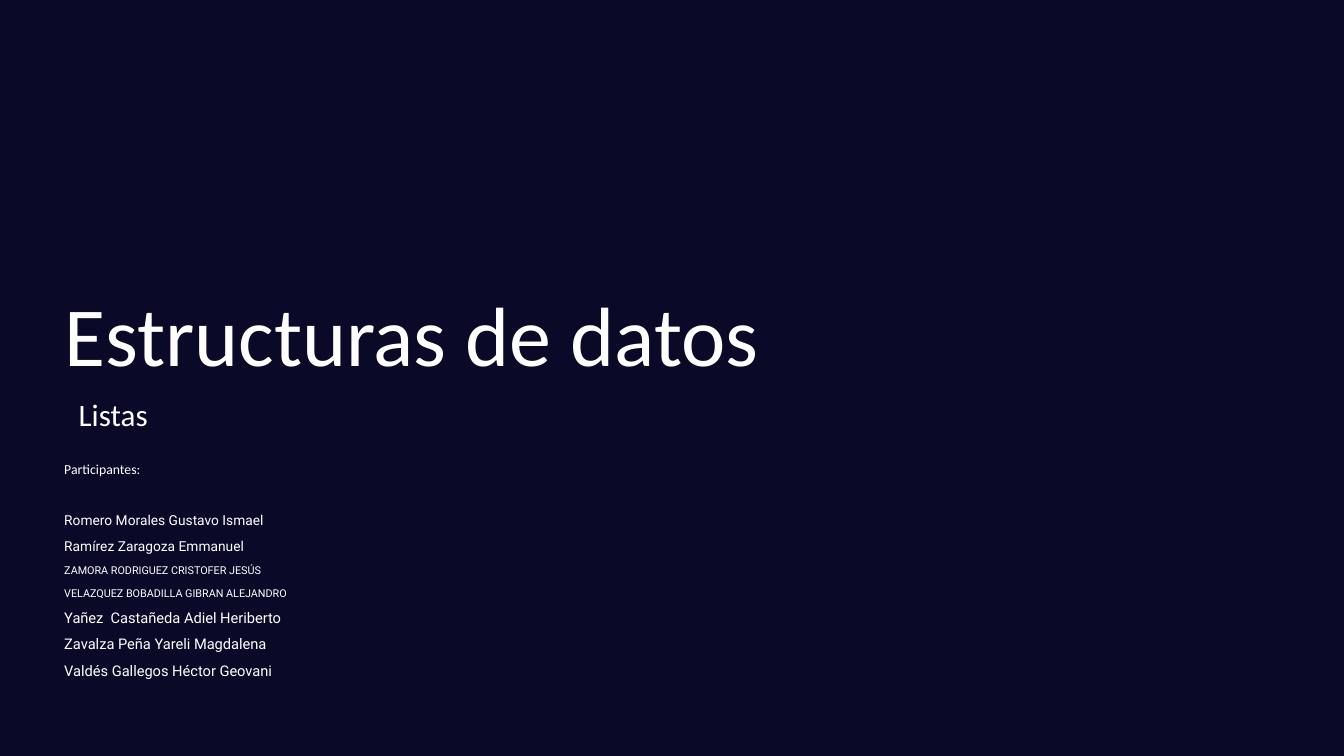
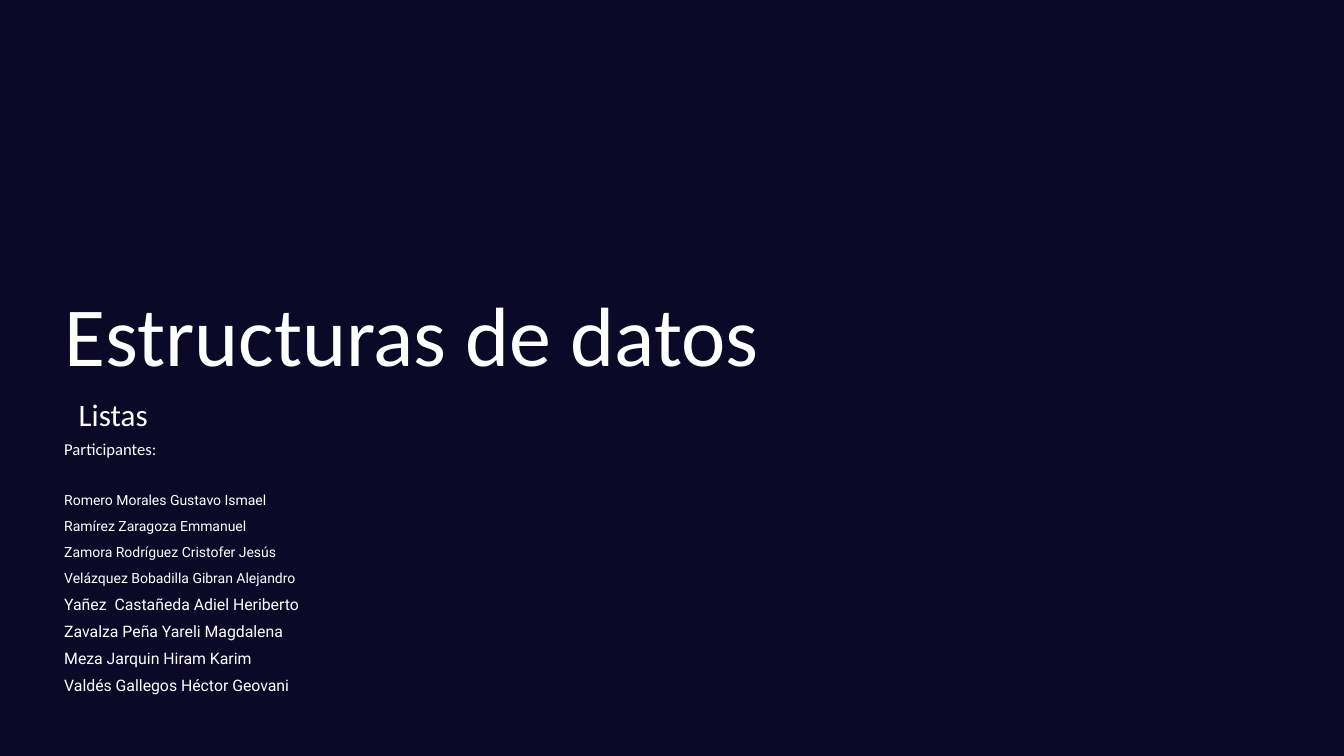
Before and after one commit to 987-Ismael-Romero/Listas, a slide deck: slide 1 of Expo/Expo_Listas.pptx. Drawn at 1344x756 pixels with LibreOffice and Linux fonts; fonts in the diff are those of the drawing; background and template pictures are left out. Boxes give left, top, right and bottom in pixels: in the first picture for what was removed or moved away, otherwise in the second. Text is boxed around its words. In the diff, an @@ line names an element or a change of style, - is before the commit and + after.

```diff
--- a/Expo/Expo_Listas.pptx
+++ b/Expo/Expo_Listas.pptx
@@ text "Participantes:": place and size @@
-text "Participantes:" at (64, 464, 287, 679)
+text "Participantes:" at (64, 443, 299, 695)
@@ text at (64, 443, 299, 695): size 9.8 to 11.9 pt in "Participantes:"; size 9.8 to 10 pt in "Romero Morales Gustavo Ismael", "Ramírez Zaragoza Emmanuel"; size 10.5 to 11.2 pt in "Yañez Castañeda Adiel Heriberto", "Zavalza Peña Yareli Magdalena", "Valdés Gallegos Héctor Geovani" @@
@@ text at (64, 546, 295, 586): text changed; size 7.7 to 10 pt @@
-ZAMORA RODRIGUEZ CRISTOFER JESÚS
-VELAZQUEZ BOBADILLA GIBRAN ALEJANDRO
+Zamora Rodríguez Cristofer Jesús
+Velázquez Bobadilla Gibran Alejandro
@@ text at (64, 652, 252, 668): paragraph added @@
+Meza Jarquin Hiram Karim
```
